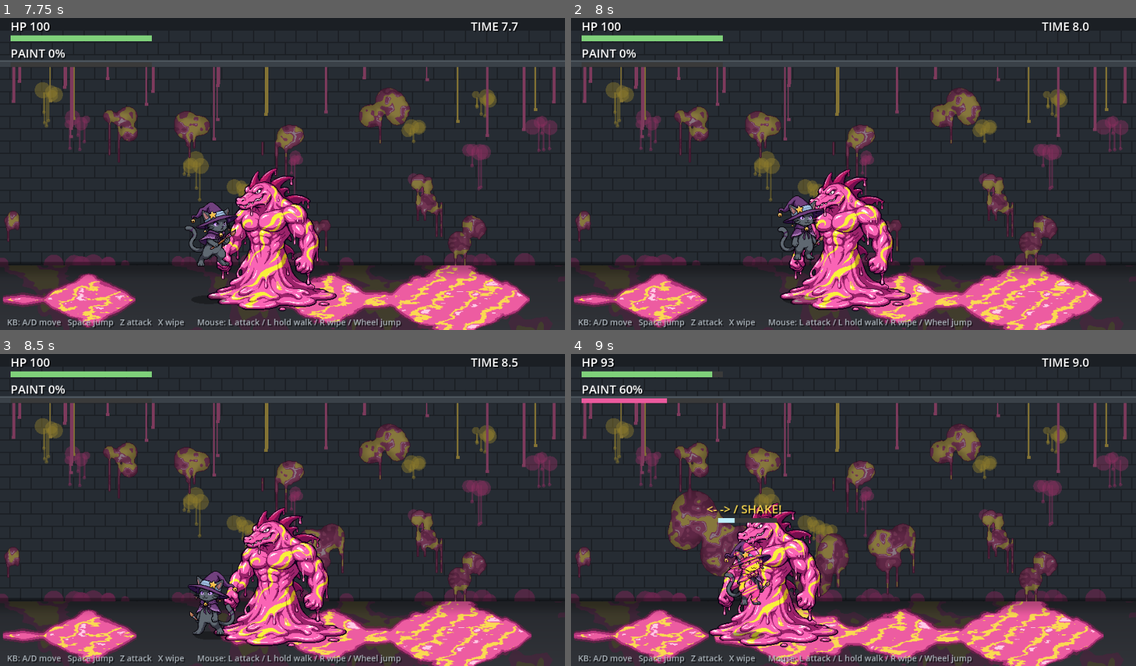
Above: before the commit, frames 1-4 (two rows, left to right).
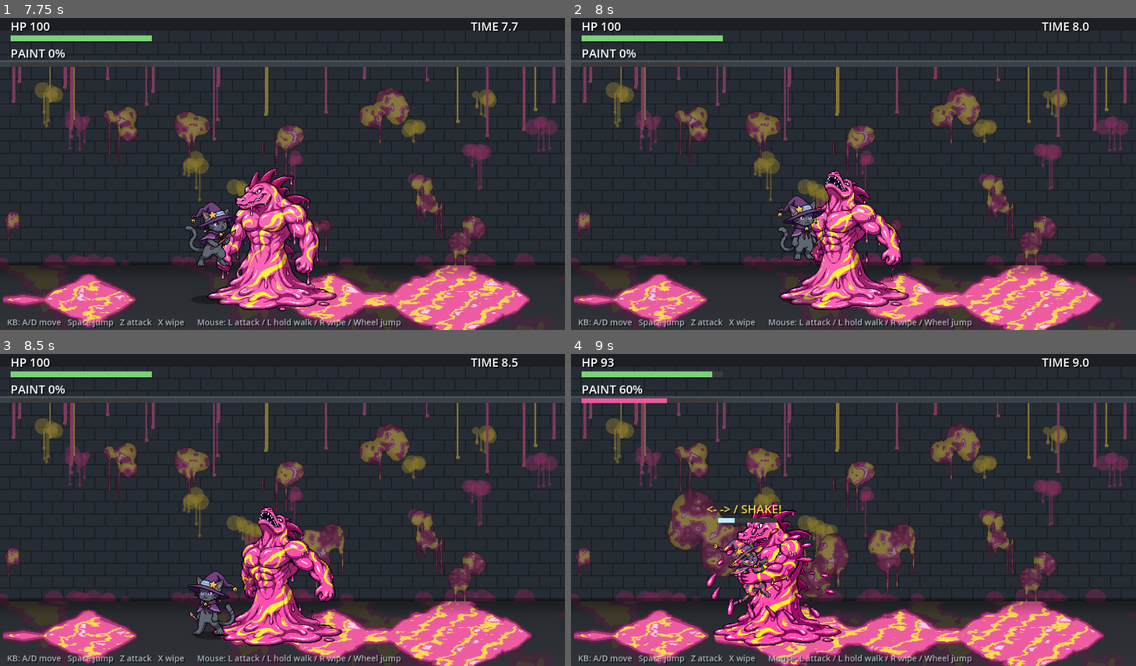
Above: after the commit, the same moments.

Repository: Dekaimo/sewer_proto
Game: Godot game, scene res://main.tscn
Two runs of this game, one before a commit and one after it. Both use one fixed random seed, a clock stepped at 60 frames per second and the inputs below.
Inputs (mouse positions are in pixels of both pictures, inside the frame that each line leads up to):
- Up to frame 1 (7.75 s): move the mouse to (406, 155) at 0.52 s; hold Right (right) 0.53-1.28 s; tap Z (attack) at 0.6, 4.35 s; click (406, 155) at 0.67 s; tap Up (jump) at 0.77, 1.52, 3.02, 3.77, 4.52, 6.02, 6.77, 7.52 s; move the mouse to (169, 186) at 1.27 s; hold Left (left) 1.28-2.03 s; tap X (clean) at 1.35 s; move the mouse to (339, 102) at 2.02 s; hold Right (right) 2.03-2.78 s; tap Space at 2.1, 5.85 s; move the mouse to (254, 236) at 2.77 s; hold W 2.78-3.53 s; tap J at 2.85, 6.6 s; click (254, 236) at 2.92 s; move the mouse to (452, 217) at 3.52 s; hold Left (left) 3.53-5.78 s; tap K at 3.6, 7.35 s; move the mouse to (113, 124) at 4.27 s; move the mouse to (310, 170) at 5.02 s; hold X (clean) 5.03-5.78 s; click (310, 170) at 5.17 s; move the mouse to (197, 92) at 5.77 s; hold Right (right) 5.78-6.53 s; move the mouse to (406, 155) at 6.52 s; hold W 6.53-7.28 s; move the mouse to (169, 186) at 7.27 s; hold Right (right) from 7.28 s (still down); click (169, 186) at 7.42 s
- Up to frame 2 (8 s): keep holding Right (right)
- Up to frame 3 (8.5 s): move the mouse to (339, 438) at 8.02 s; release Right (right) at 8.03 s; hold Left (left) from 8.03 s (still down); tap Z (attack) at 8.1 s
- Up to frame 4 (9 s): keep holding Left (left); move the mouse to (825, 572) at 8.77 s; tap X (clean) at 8.85 s

Frame 1 is identical in both runs. In frame 2, 3.9% of the frame differs, in the area x 36-61%, y 48-94%; in frame 3, 4.8%; in frame 4, 5.3%, in the area x 24-48%, y 47-95%.

Commit message:
Use generated windup/charge/grab/hug animations; dirt on the cat inside the hug sprite
Co-Authored-By: Claude Opus 5.5 <noreply@anthropic.com>
Claude-Session: https://claude.ai/code/session_016eaBthCvKzWp812yLXmusx

Diff:
--- a/enemy.gd
+++ b/enemy.gd
@@ -22,6 +22,10 @@
 var slide_v := 0.0       # 抱きつきの勢いで掴んだあと滑る速さ
 # ポーズ絵（生成できたものだけ使う。無ければ待機絵）
 var pose := {}
+var anims := {}          # 生成したアニメ（コマ配列）
+const HUG_SHADER = preload("res://hug_dirt.gdshader")
+var hug_mat: ShaderMaterial
+var hold_t := 0.0
 var anim_t := 0.0
 var sprite: Sprite2D
 var emerge_frames: Array[Texture2D] = []
@@ -37,6 +41,14 @@
 	for k in ["windup", "spread", "hug"]:
 		var path := "res://assets/wani_pose_%s.png" % k
 		pose[k] = load(path) if ResourceLoader.exists(path) else IDLE
+	var counts := {"windup": 8, "charge": 6, "grab": 6, "hug": 9}
+	for k in counts:
+		var arr: Array[Texture2D] = []
+		for i in counts[k]:
+			arr.append(load("res://assets/wani_%s_%d.png" % [k, i]))
+		anims[k] = arr
+	hug_mat = ShaderMaterial.new()
+	hug_mat.shader = HUG_SHADER
 	sprite = Sprite2D.new()
 	sprite.texture = emerge_frames[0]
 	sprite.centered = false
@@ -144,7 +156,7 @@
 				# 殴りは被弾のみ。転んでいるところだけは掴む
 				if p.state == "slipped" and p.can_be_grabbed():
 					p.grab(self)
-					state = "hold"
+					_start_hold()
 				else:
 					if p.take_hit(position.x, 2, 4):
 						main.add_floor_splat(p.position.x, 40.0)
@@ -163,28 +175,28 @@
 		"hug_windup":
 			# 後ろにググッと体重をかけて力を溜める
 			t -= delta
-			sprite.texture = pose["windup"]
 			var k: float = clampf(1.0 - t / 0.85, 0.0, 1.0)
-			sprite.position.x = -facing * 14.0 * k
-			sprite.scale = Vector2(1.0 + 0.03 * k, 1.0 - 0.03 * k)
+			sprite.texture = anims["windup"][clampi(int(k * 8.0), 0, 7)]
+			sprite.position.x = -facing * 8.0 * k
 			if t < 0.2:
 				sprite.position.x += sin(anim_t * 70.0) * 2.0   # 震えて、来るぞ
 			if t <= 0.0:
 				state = "charge"
 				t = 0.55
+				anim_t = 0.0
 				lunge_dir = facing
 				main.sfx.play("grab", -6.0)
 		"charge":
 			# 両腕を広げて突進
 			t -= delta
-			sprite.texture = pose["spread"]
+			sprite.texture = anims["charge"][clampi(int(anim_t * 14.0), 0, 5)]
 			position.x += lunge_dir * 380.0 * delta
 			main.add_goop(position.x, 40.0, 0.05)
 			var hit: bool = absf(p.position.x - position.x) < REACH + 10.0 and p.position.y > position.y - 110.0
 			if hit and p.can_be_grabbed():
 				p.grab(self)
 				_hug_impact(p)
-				state = "hold"
+				_start_hold()
 				slide_v = lunge_dir * 300.0
 			elif t <= 0.0:
 				# 空振り：勢い余ってつんのめる
@@ -193,7 +205,7 @@
 				state = "recover"
 				t = 0.9
 		"hold":
-			sprite.texture = pose["hug"]
+			_update_hold_sprite(delta, p)
 			# 抱きついた勢いのままジュルジュル滑ってから止まる（ドロドロが厚いほど長く滑る）
 			if slide_v != 0.0:
 				var g: float = main.goop_at(position.x)
@@ -208,6 +220,7 @@
 			# 掴んでいる間はゆっくり脈打つ
 			sprite.scale = Vector2(1.0, 1.0 + sin(anim_t * 5.0) * 0.015)
 			if p.state != "grabbed" or p.grabbed_by != self:
+				_end_hold()
 				main.release_token(self)
 				state = "recover"
 				t = 0.8
@@ -282,8 +295,7 @@
 				var close: bool = absf(p.position.x - position.x) < REACH and p.position.y > position.y - 120.0
 				if close and p.can_be_grabbed():
 					p.grab(self)
-					state = "hold"
-					sprite.texture = IDLE
+					_start_hold()
 					queue_redraw()
 					return
 			if anim_t > 0.6:
@@ -312,6 +324,32 @@
 		draw_arc(Vector2(bx, -2.0 - ph * 10.0), r, PI * 1.1, PI * 1.6, 6, Color(1, 0.9, 0.95, c.a), 1.0)
 
 
+# ---------- 抱きつき中（ワニ＋主人公の1枚絵） ----------
+func _start_hold() -> void:
+	state = "hold"
+	hold_t = 0.0
+	sprite.material = hug_mat
+	main.player.sprite.visible = false
+	main.player.hidden_in_hug = true
+
+
+func _end_hold() -> void:
+	sprite.material = null
+	main.player.hidden_in_hug = false
+
+
+func _update_hold_sprite(delta: float, p) -> void:
+	hold_t += delta
+	hug_mat.set_shader_parameter("contamination", p.contamination())
+	if hold_t < 0.5:
+		# 捕まえた瞬間：ベチャッと抱え込む
+		sprite.texture = anims["grab"][clampi(int(hold_t * 12.0), 0, 5)]
+	else:
+		# 抱えたまま、ゆっくりこねるように締め付ける（往復で再生）
+		var f := int((hold_t - 0.5) * 8.0) % 16
+		sprite.texture = anims["hug"][f if f < 9 else 16 - f]
+
+
 ## 抱きつかれた瞬間：勢いでペンキが派手に飛び散る
 func _hug_impact(p) -> void:
 	for i in 7:
@@ -325,6 +363,7 @@
 
 ## とどめ：プレイヤーを抱えて水たまりに沈む
 func play_swallow(p) -> void:
+	_end_hold()
 	state = "swallow"
 	anim_t = 0.0
 	position.x = clampf(p.position.x - facing * 10.0, main.ARENA_L, main.ARENA_R)
--- /dev/null
+++ b/hug_dirt.gdshader
@@ -0,0 +1,45 @@
+shader_type canvas_item;
+// 抱きつき中の1枚絵（ワニ＋主人公）用。主人公の部分（彩度の低い灰色・紫）にだけ、
+// 汚れ率 contamination に応じてマーブルのペンキを乗せる。ワニのピンクには触らない。
+
+uniform float contamination = 0.0;
+uniform vec4 pink : source_color = vec4(1.0, 0.30, 0.66, 1.0);
+uniform vec4 pink_dark : source_color = vec4(0.58, 0.14, 0.38, 1.0);
+uniform vec4 yellow : source_color = vec4(1.0, 0.90, 0.20, 1.0);
+
+float hash(vec2 p) { return fract(sin(dot(p, vec2(127.1, 311.7))) * 43758.5453); }
+float noise(vec2 p) {
+	vec2 i = floor(p);
+	vec2 f = fract(p);
+	f = f * f * (3.0 - 2.0 * f);
+	return mix(mix(hash(i), hash(i + vec2(1, 0)), f.x), mix(hash(i + vec2(0, 1)), hash(i + vec2(1, 1)), f.x), f.y);
+}
+
+void fragment() {
+	vec4 base = texture(TEXTURE, UV);
+	COLOR = base;
+	if (base.a > 0.0) {
+		vec3 c = base.rgb;
+		float mx = max(c.r, max(c.g, c.b));
+		float mn = min(c.r, min(c.g, c.b));
+		float sat = mx > 0.0 ? (mx - mn) / mx : 0.0;
+		// ワニ（明るいピンク・黄色）以外 = 主人公の灰色・紫・黒
+		// 主人公 = 灰色（低彩度）か、青〜紫（青が赤より強い）。ワニのピンク・濃い赤紫・黄色は赤が強いので除外される
+		bool is_cat = (sat < 0.28 && mx > 0.12) || (c.b >= c.r && c.b > c.g && mx > 0.12);
+		if (is_cat) {
+			vec2 p = floor(UV / TEXTURE_PIXEL_SIZE);
+			float n = noise(p / 6.0) * 0.7 + noise(p / 2.5) * 0.3;
+			// 下に垂れていくように、上ほど少し汚れにくく
+			float th = 1.0 - clamp(contamination, 0.0, 1.0) * 0.72;   // 汚れても主人公の形は読めるように上限を抑える
+			if (n > th) {
+				float lum = dot(c, vec3(0.30, 0.59, 0.11));
+				float marble = sin(p.x * 0.33 + p.y * 0.62 + sin(p.y * 0.27 + TIME * 0.6) * 2.6);
+				vec3 paint = marble > 0.6 ? yellow.rgb : pink.rgb;
+				vec3 col = paint * (0.82 + 0.45 * lum);
+				if (n < th + 0.04) col = pink_dark.rgb;        // 縁取り
+				if (lum < 0.08) col = mix(c, pink_dark.rgb * 0.5, 0.45);   // 輪郭は暗く残す
+				COLOR = vec4(col, base.a);
+			}
+		}
+	}
+}
--- a/player.gd
+++ b/player.gd
@@ -29,7 +29,8 @@
 var opaque_px: Array[Vector2i] = []
 
 var state := "normal"   # normal / slipped / grabbed / defeated
-var slip_t := 0.0       # 転んでいる残り時間
+var slip_t := 0.0
+var hidden_in_hug := false   # 抱きつきの1枚絵に描かれている間は自分を表示しない       # 転んでいる残り時間
 var vel := Vector2.ZERO
 var facing := 1
 var on_floor := true
@@ -288,7 +289,7 @@
 			_update_grabbed(delta)
 	_update_frame(delta)
 	sprite.flip_h = facing < 0
-	sprite.visible = state != "defeated" and not (invuln > 0.0 and state == "normal" and int(invuln * 20) % 2 == 0)
+	sprite.visible = state != "defeated" and not hidden_in_hug and not (invuln > 0.0 and state == "normal" and int(invuln * 20) % 2 == 0)
 	queue_redraw()
 
 
@@ -481,7 +482,7 @@
 
 func _draw() -> void:
 	# 足元の影（ジャンプ中も床に残す）
-	if state != "defeated":
+	if state != "defeated" and not hidden_in_hug:
 		var gy: float = main.FLOOR_Y - position.y
 		draw_set_transform(Vector2(0, gy), 0.0, Vector2(1.0, 0.25))
 		draw_circle(Vector2.ZERO, 30.0, Color(0, 0, 0, 0.35))
Binary file added: assets/wani_charge_0.png
Not shown, added: assets/wani_charge_0.png.import
Binary file added: assets/wani_charge_1.png
Not shown, added: assets/wani_charge_1.png.import
Binary file added: assets/wani_charge_2.png
Not shown, added: assets/wani_charge_2.png.import
Binary file added: assets/wani_charge_3.png
Not shown, added: assets/wani_charge_3.png.import
Binary file added: assets/wani_charge_4.png
Not shown, added: assets/wani_charge_4.png.import
Binary file added: assets/wani_charge_5.png
Not shown, added: assets/wani_charge_5.png.import
(and 46 more such lines)
